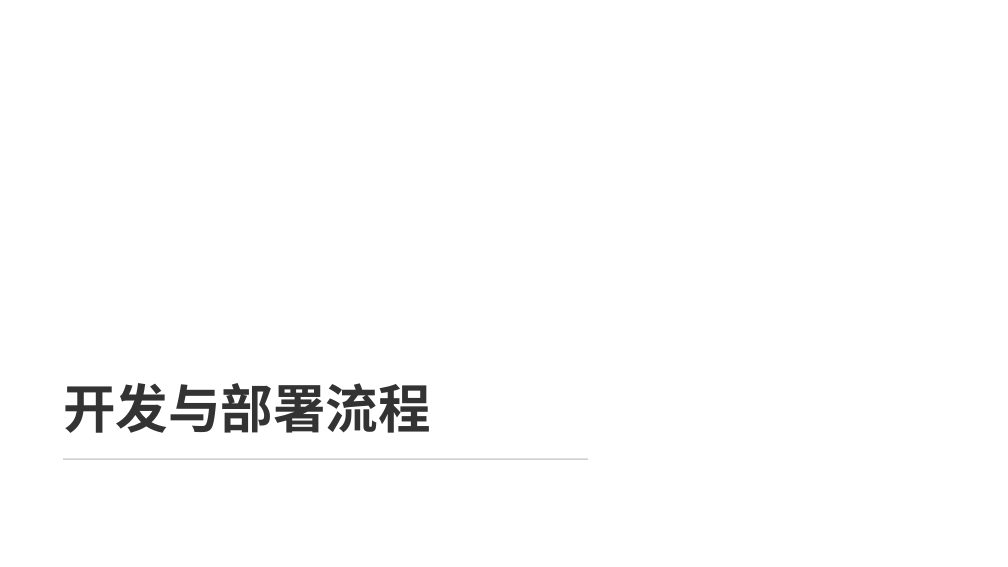
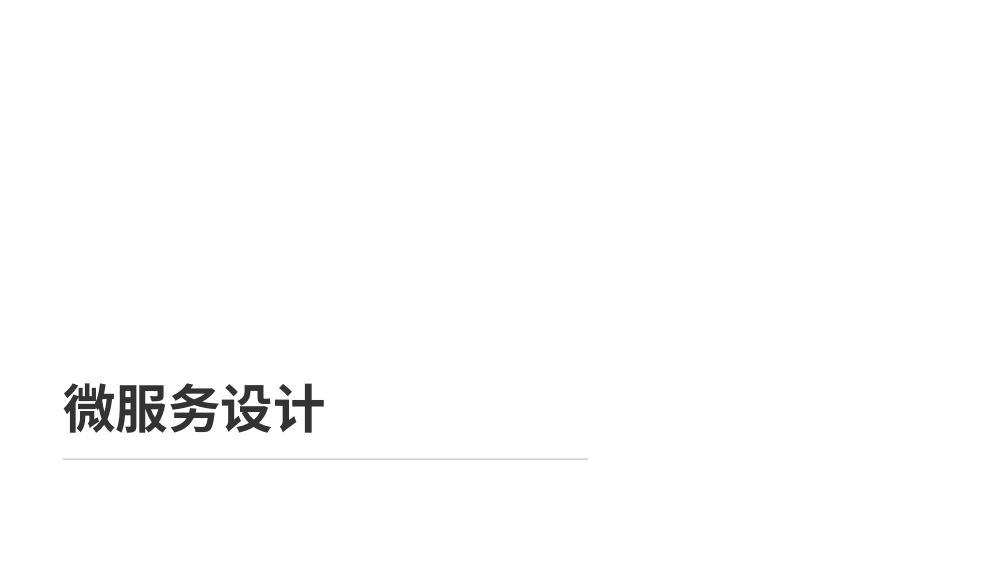
Before and after one commit to anymore131/mini-erp, a slide deck: slide 13 of 基于Spring Cloud的小型ERP系统设计.pptx (slide 12 before the commit). Drawn at 1008x567 pixels with LibreOffice and Linux fonts; fonts in the diff are those of the drawing; background and template pictures are left out. Boxes give left, top, right and bottom in pixels: in the first picture for what was removed or moved away, otherwise in the second. Text is boxed around its words. In the diff, an @@ line names an element or a change of style, - is before the commit and + after.

```diff
--- a/基于Spring Cloud的小型ERP系统设计.pptx
+++ b/基于Spring Cloud的小型ERP系统设计.pptx
@@ text at box(63, 383, 326, 433): text changed @@
-开发与部署流程
+微服务设计
```
Also in this commit, not shown: 11 other slides changed, 9 slides added, 9 slides removed.
